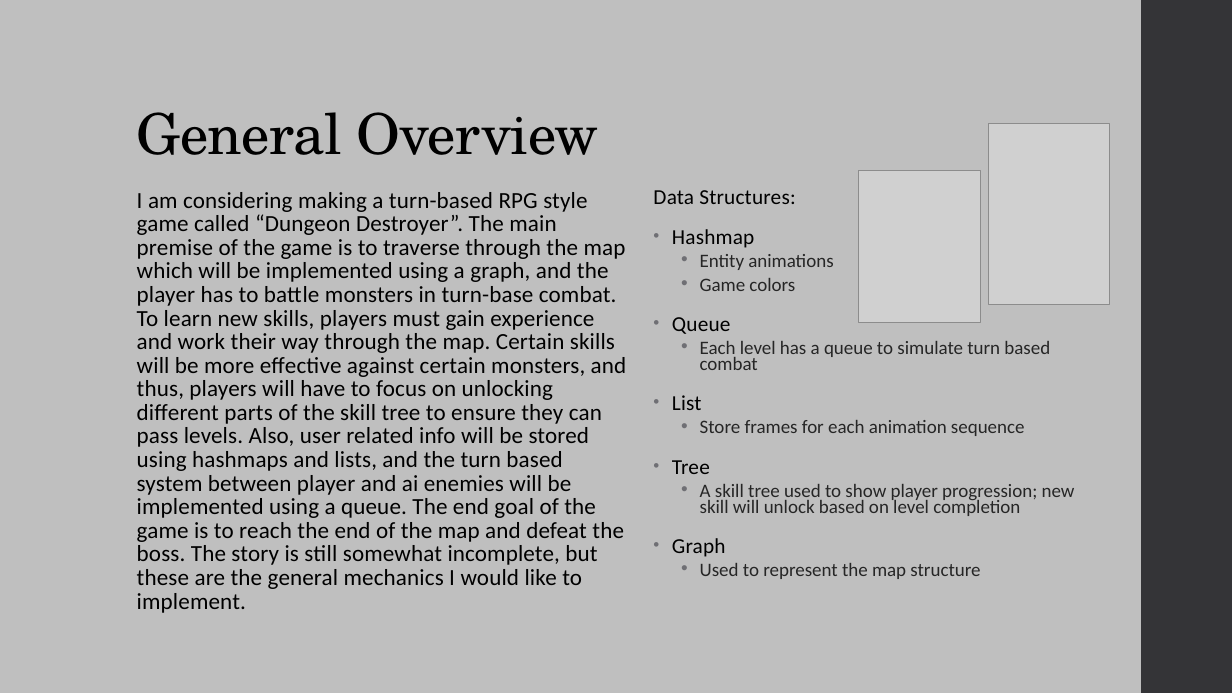
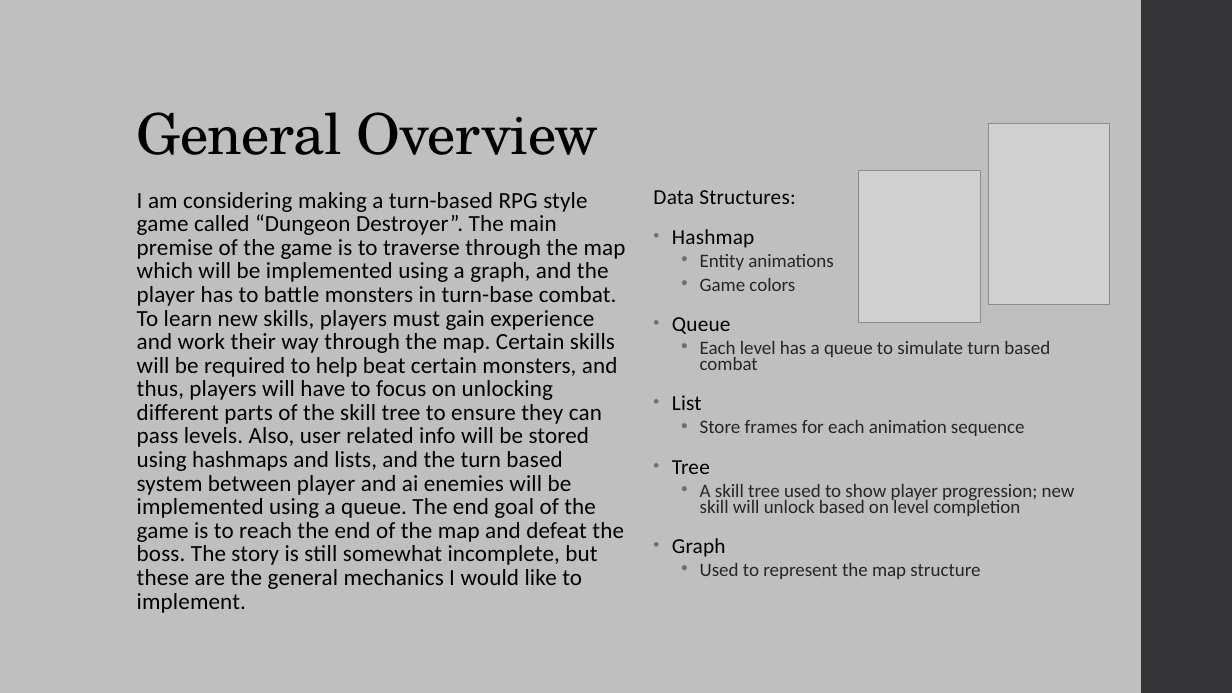
Before and after one commit to hyp5253/CS210-Final-Project, a slide deck: slide 2 of Documentation/Project Proposal.pptx. Drawn at 1232x693 pixels with LibreOffice and Linux fonts; fonts in the diff are those of the drawing; grey boxes stand for pictures. Boxes give left, top, right and bottom in pixels: in the first picture for what was removed or moved away, otherwise in the second. Text is boxed around its words. In the diff, an @@ line names an element or a change of style, - is before the commit and + after.

```diff
--- a/Documentation/Project Proposal.pptx
+++ b/Documentation/Project Proposal.pptx
@@ text at <box>137,192,626,613</box>: text changed @@
-I am considering making a turn-based RPG style game called “Dungeon Destroyer”. The main premise of the game is to traverse through the map which will be implemented using a graph, and the player has to battle monsters in turn-base combat. To learn new skills, players must gain experience and work their way through the map. Certain skills will be more effective against certain monsters, and thus, players will have to focus on unlocking different parts of the skill tree to ensure they can pass levels. Also, user related info will be stored using hashmaps and lists, and the turn based system between player and ai enemies will be implemented using a queue. The end goal of the game is to reach the end of the map and defeat the boss. The story is still somewhat incomplete, but these are the general mechanics I would like to implement.
+I am considering making a turn-based RPG style game called “Dungeon Destroyer”. The main premise of the game is to traverse through the map which will be implemented using a graph, and the player has to battle monsters in turn-base combat. To learn new skills, players must gain experience and work their way through the map. Certain skills will be required to help beat certain monsters, and thus, players will have to focus on unlocking different parts of the skill tree to ensure they can pass levels. Also, user related info will be stored using hashmaps and lists, and the turn based system between player and ai enemies will be implemented using a queue. The end goal of the game is to reach the end of the map and defeat the boss. The story is still somewhat incomplete, but these are the general mechanics I would like to implement.
```
Also in this commit, not shown: 2 slides added, 2 other files.
